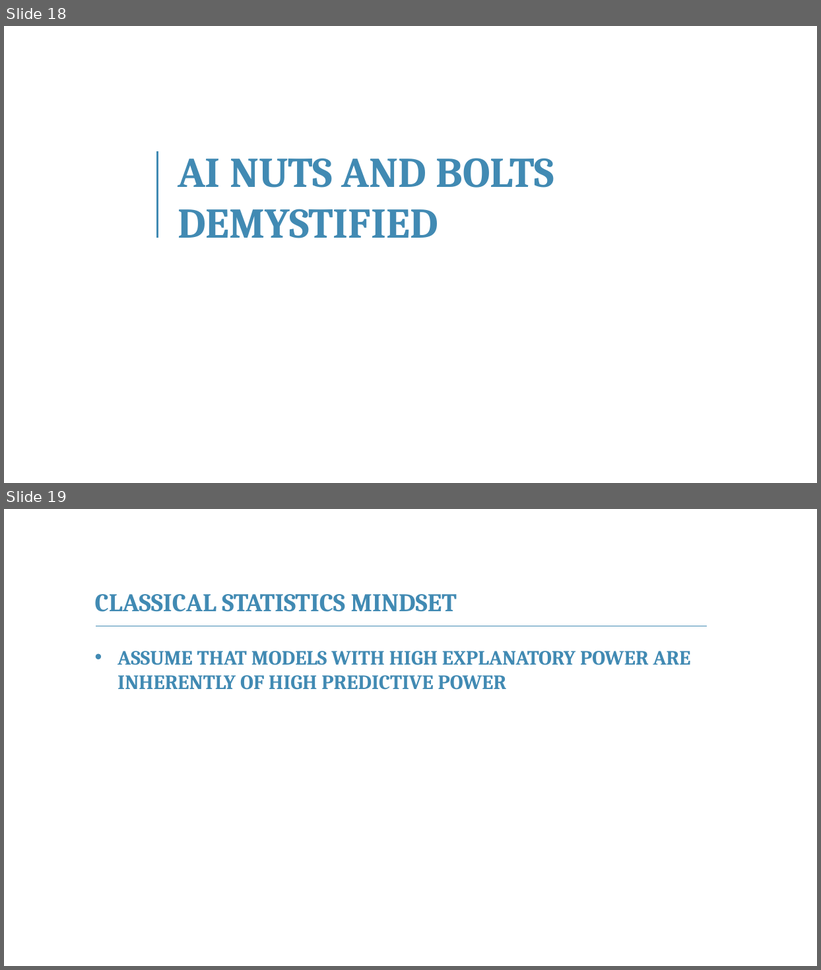
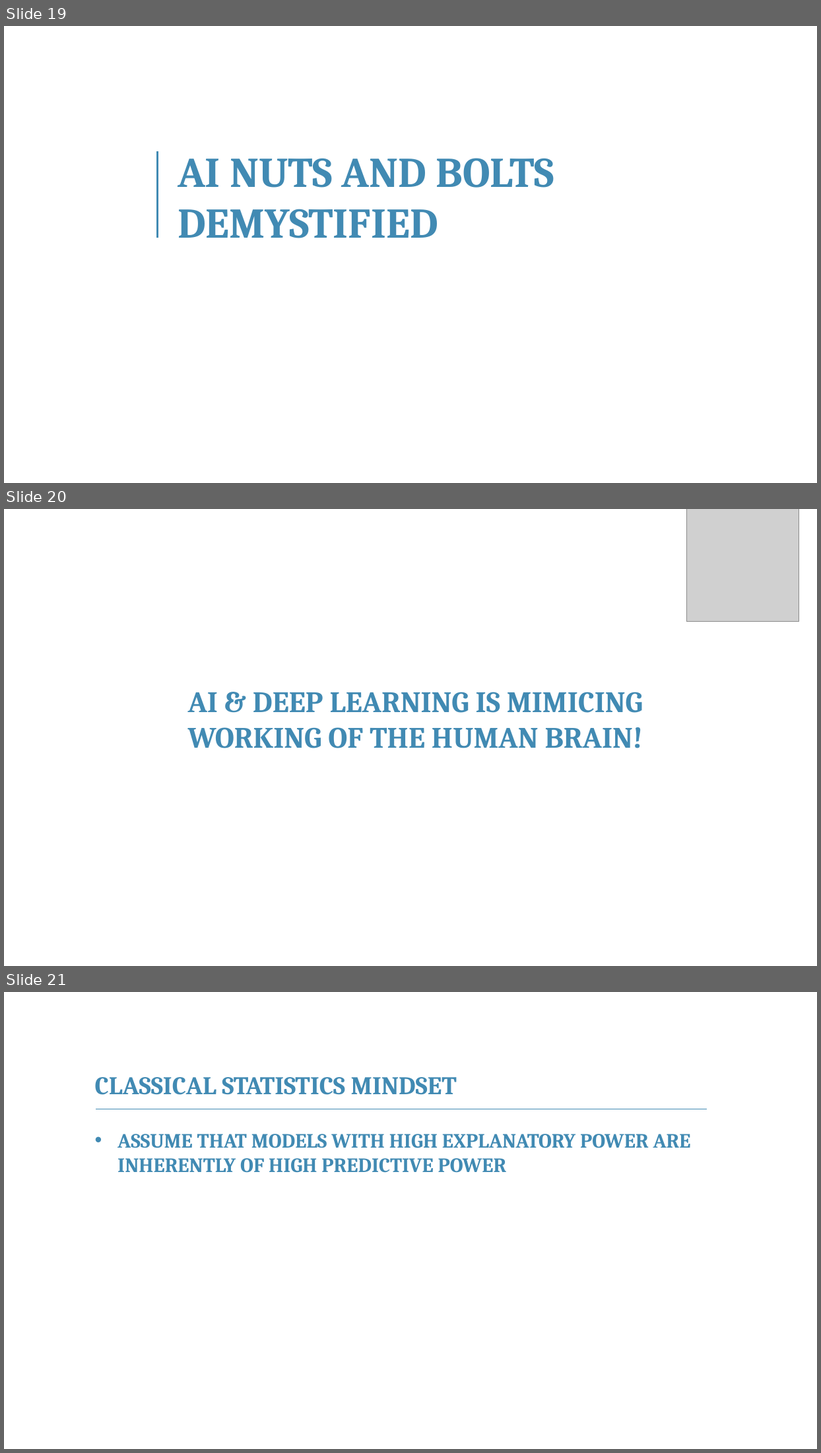
Before and after one commit to franckalbinet/itu-eaco-zanzibar-12-2018, a slide deck: presentations/session-5-application-of-ai.pptx. Shown one above the other, each under a label of ours: slides 18 and 19 before the commit, slides 19, 20 and 21 after it. The pictures are 821x970 and 821x1453 pixels, drawn with LibreOffice and Linux fonts; fonts in the diff are those of the drawing; grey boxes stand for pictures; background and template pictures are left out. Boxes give left, top, right and bottom in pixels: in the first picture for what was removed or moved away, otherwise in the second. Text is boxed around its words. In the diff, an @@ line names an element or a change of style, - is before the commit and + after.

```diff
--- a/presentations/session-5-application-of-ai.pptx
+++ b/presentations/session-5-application-of-ai.pptx
@@ slide 20 added at bbox=[4, 509, 817, 966], background #FFFFFF @@
@@ picture added at bbox=[686, 509, 799, 621] @@
@@ text added at bbox=[188, 692, 644, 749], 35 pt, text #418AB3, bold @@
+AI & DEEP LEARNING IS MIMICING WORKING OF THE HUMAN BRAIN!
@@ what was slide 18 is now slide 19 @@
@@ what was slide 19 is now slide 21 @@
```
Also in this commit, not shown: 1 slide changed, 2 other slides added, 1 slide removed, 3 other files.
